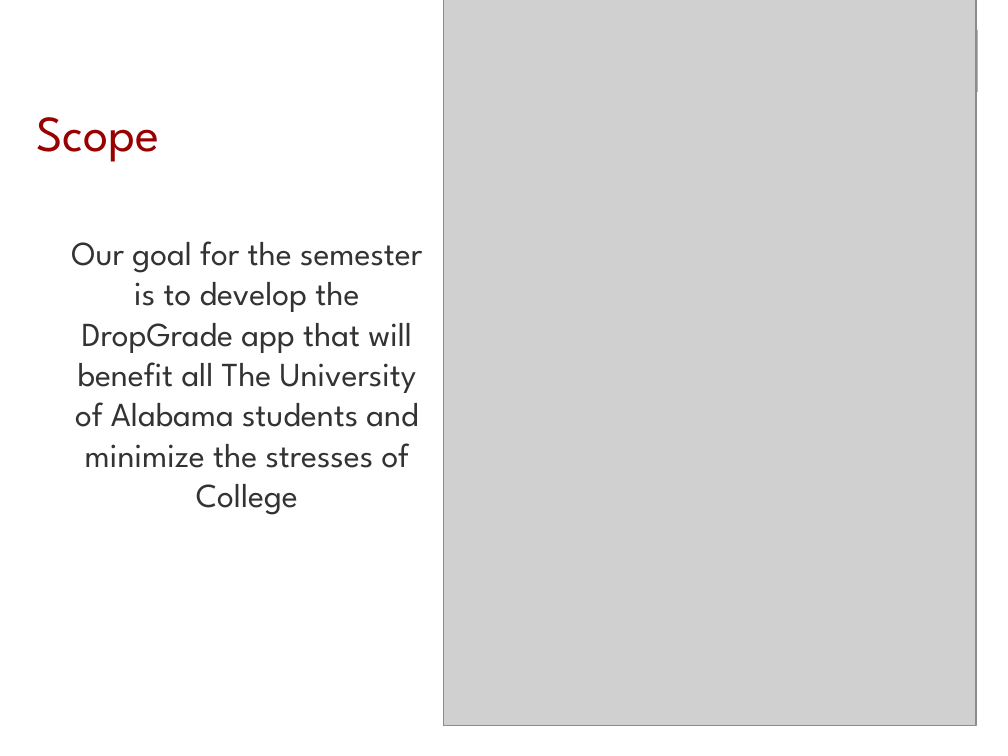
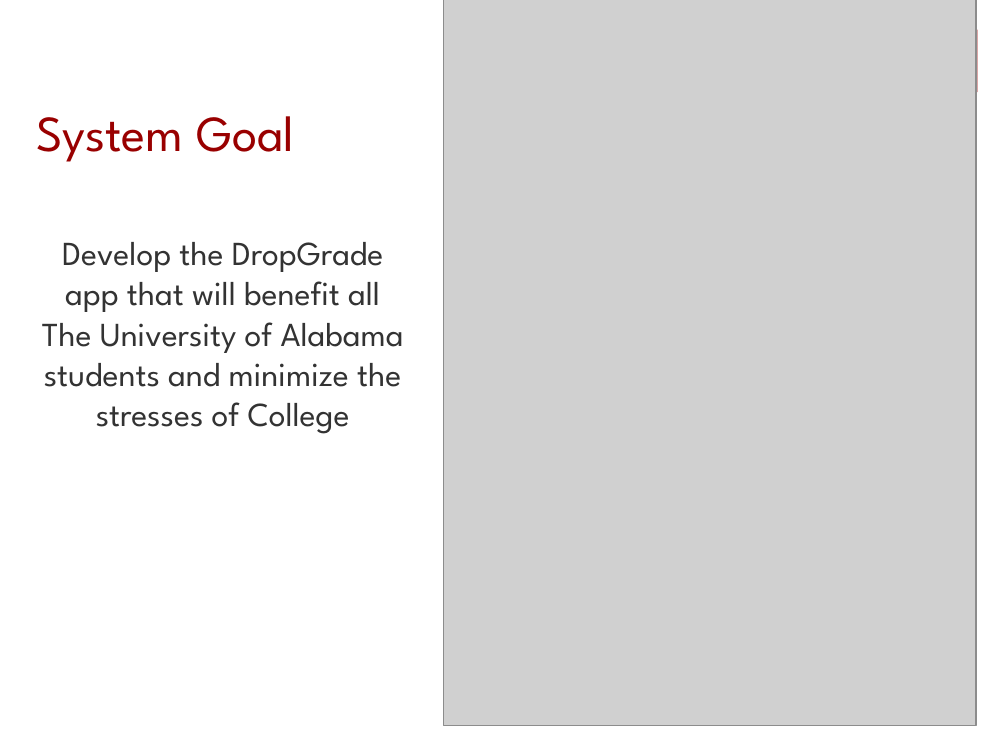
Before and after one commit to amdonham/DropGrade, a slide deck: slide 3 of Documents/SeniorDesignRequirementsP1.pptx. Drawn at 1008x756 pixels with LibreOffice and Linux fonts; fonts in the diff are those of the drawing; grey boxes stand for pictures. Boxes give left, top, right and bottom in pixels: in the first picture for what was removed or moved away, otherwise in the second. Text is boxed around its words. In the diff, an @@ line names an element or a change of style, - is before the commit and + after.

```diff
--- a/Documents/SeniorDesignRequirementsP1.pptx
+++ b/Documents/SeniorDesignRequirementsP1.pptx
@@ title at <box>36,116,294,162</box>: text changed @@
-Scope
+System Goal
@@ text at <box>42,242,404,434</box>: text changed @@
-Our goal for the semester is to develop the DropGrade app that will benefit all The University of Alabama students and minimize the stresses of College
+Develop the DropGrade app that will benefit all The University of Alabama students and minimize the stresses of College
```
Also in this commit, not shown: 5 other slides changed, 4 slides added, 1 slide removed.
